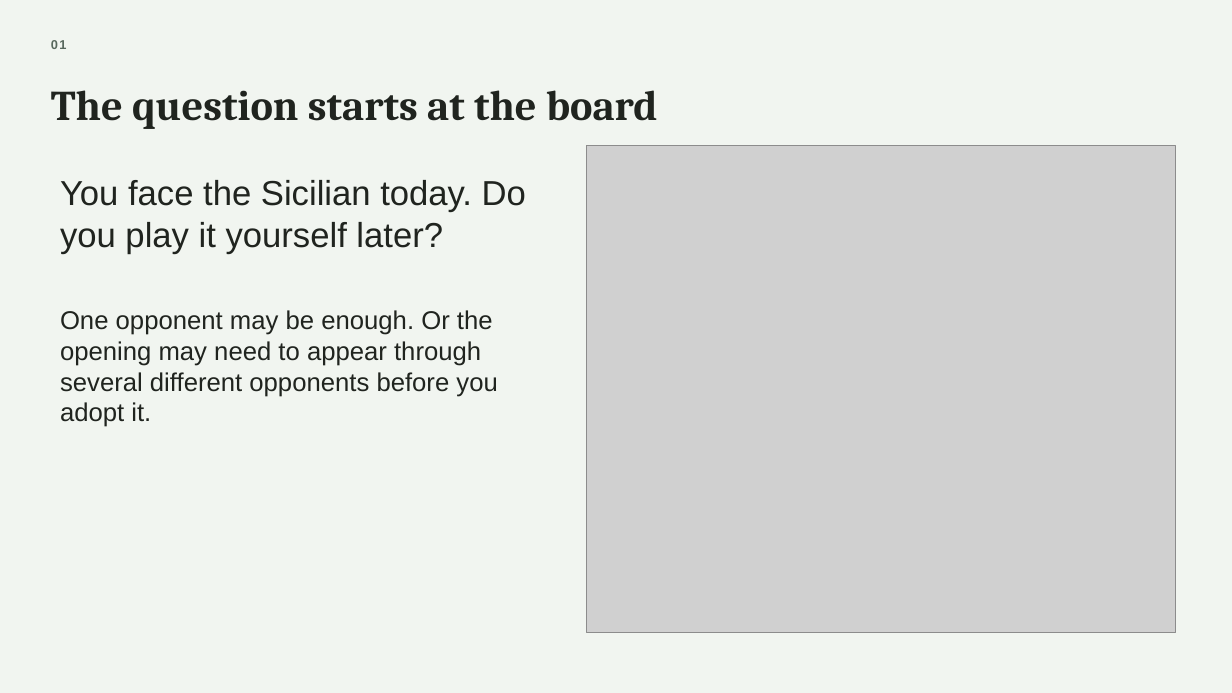
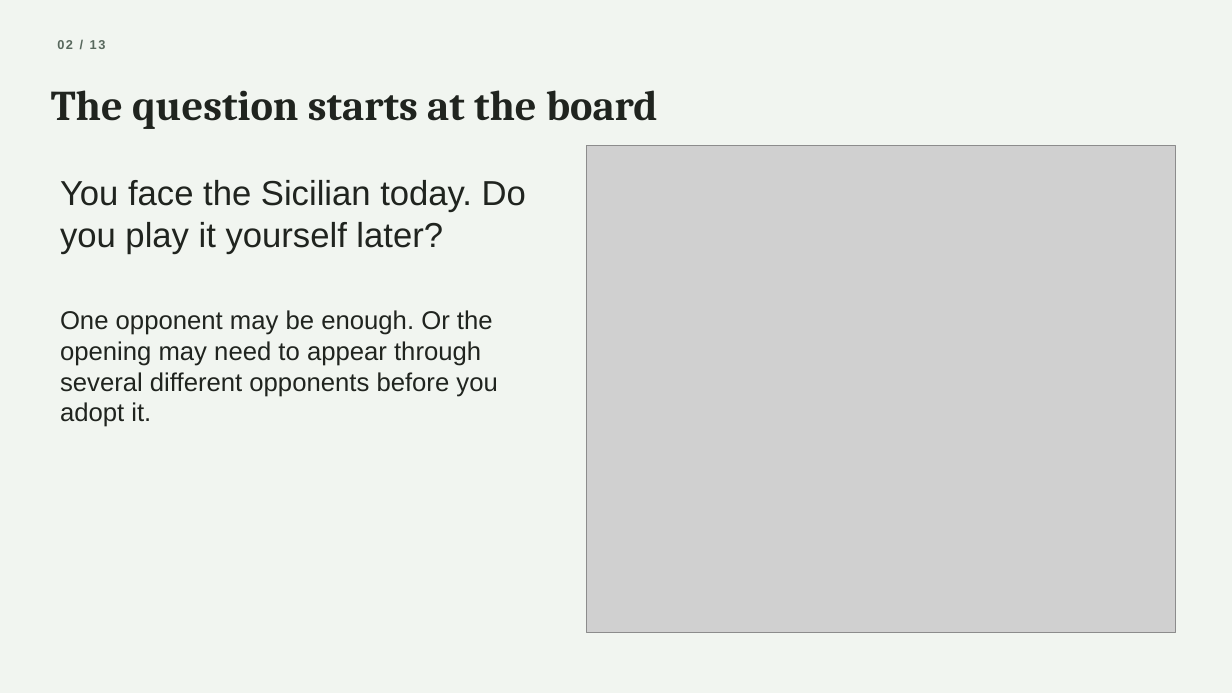
Before and after one commit to BlackBeanEagles/sna, a slide deck: slide 2 of docs/Chess_Opening_Contagion_Presentation.pptx. Drawn at 1232x693 pixels with LibreOffice and Linux fonts; fonts in the diff are those of the drawing; grey boxes stand for pictures. Boxes give left, top, right and bottom in pixels: in the first picture for what was removed or moved away, otherwise in the second. Text is boxed around its words. In the diff, an @@ line names an element or a change of style, - is before the commit and + after.

```diff
--- a/docs/Chess_Opening_Contagion_Presentation.pptx
+++ b/docs/Chess_Opening_Contagion_Presentation.pptx
@@ text at [57, 40, 106, 49]: text changed @@
-01
+02 / 13
```
Also in this commit, not shown: 11 other slides changed, 1 other file.
